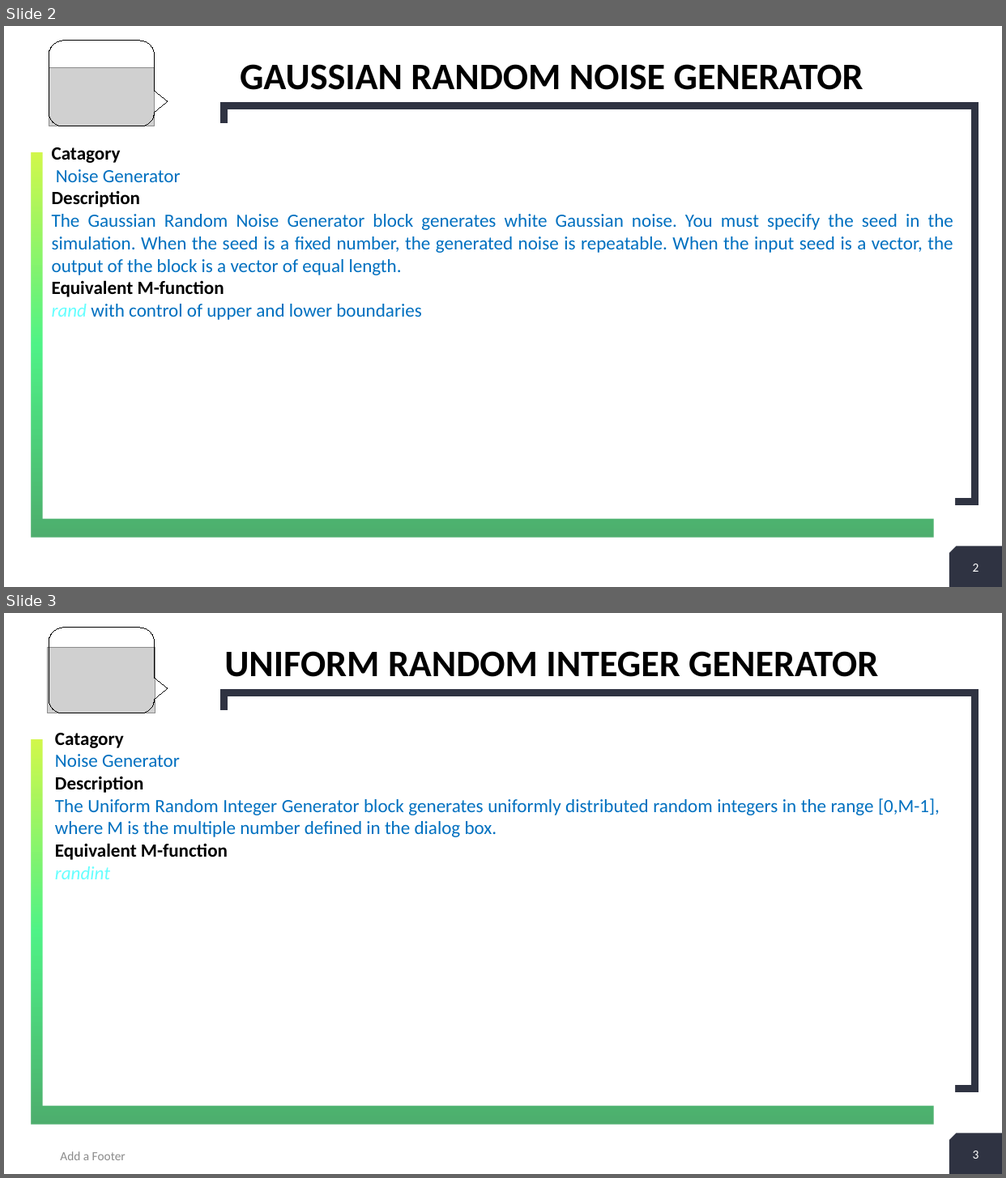
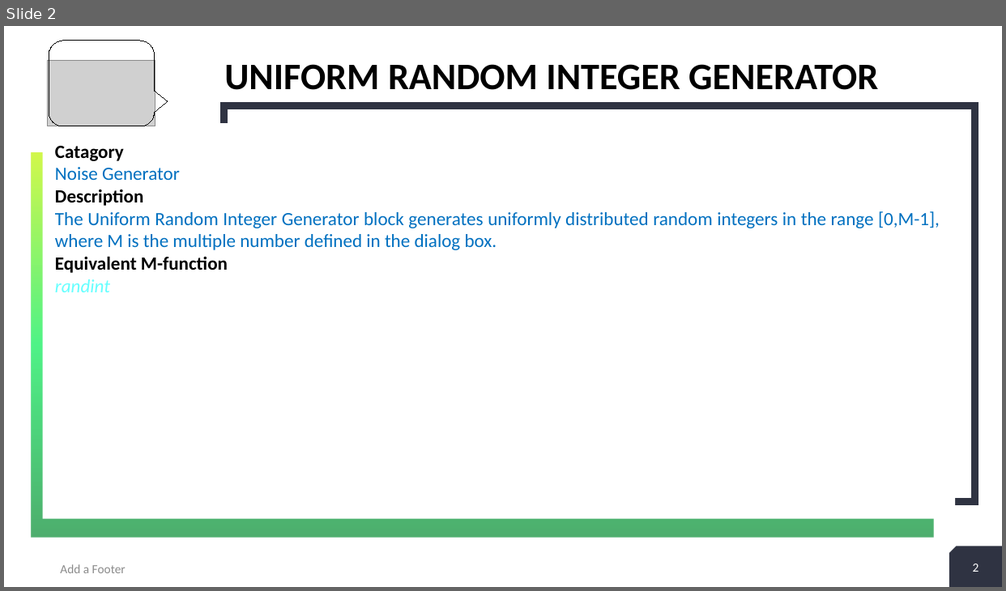
Before and after one commit to navneetslovely/Simulink_Model, a slide deck: CommTooLBox.pptx. Shown one above the other, each under a label of ours: slides 2 and 3 before the commit, slide 2 after it. The pictures are 1006x1178 and 1006x591 pixels, drawn with LibreOffice and Linux fonts; fonts in the diff are those of the drawing; grey boxes stand for pictures. Boxes give left, top, right and bottom in pixels: in the first picture for what was removed or moved away, otherwise in the second. Text is boxed around its words. In the diff, an @@ line names an element or a change of style, - is before the commit and + after.

```diff
--- a/CommTooLBox.pptx
+++ b/CommTooLBox.pptx
@@ slide 2 removed at (4, 26, 1002, 587), background #FFFFFF; not listed: 5 template elements that a slide beside it also shows @@
@@ rounded speech box removed at (49, 41, 155, 126) @@
@@ picture removed at (49, 67, 155, 126) @@
@@ title removed at (240, 64, 863, 90) @@
-GAUSSIAN RANDOM NOISE GENERATOR
@@ text removed at (52, 148, 953, 320) @@
-Catagory
-Noise Generator
-Description
-The Gaussian Random Noise Generator block generates white Gaussian noise. You must specify the seed in the simulation. When the seed is a fixed number, the generated noise is repeatable. When the input seed is a vector, the output of the block is a vector of equal length.
-Equivalent M-function
-rand with control of upper and lower boundaries
@@ page number removed at (973, 564, 979, 572) @@
-2
@@ what was slide 3 is now slide 2 @@
@@ page number at (972, 565, 978, 572): text changed @@
-3
+2
@@ page number at (973, 564, 979, 572): text changed @@
-3
+2
```
Also in this commit, not shown: 1 slide changed, 2 other slides removed.
